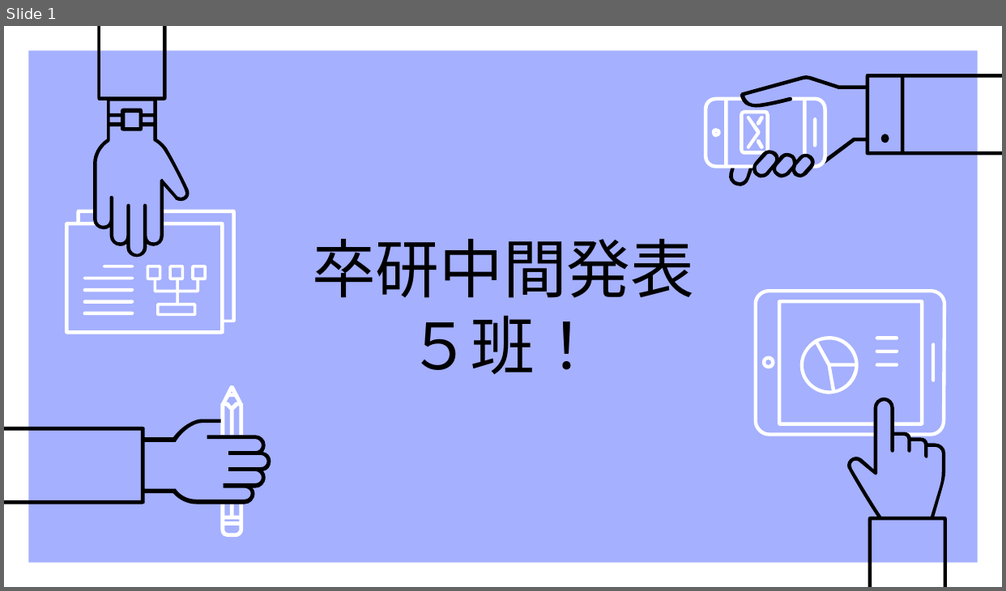
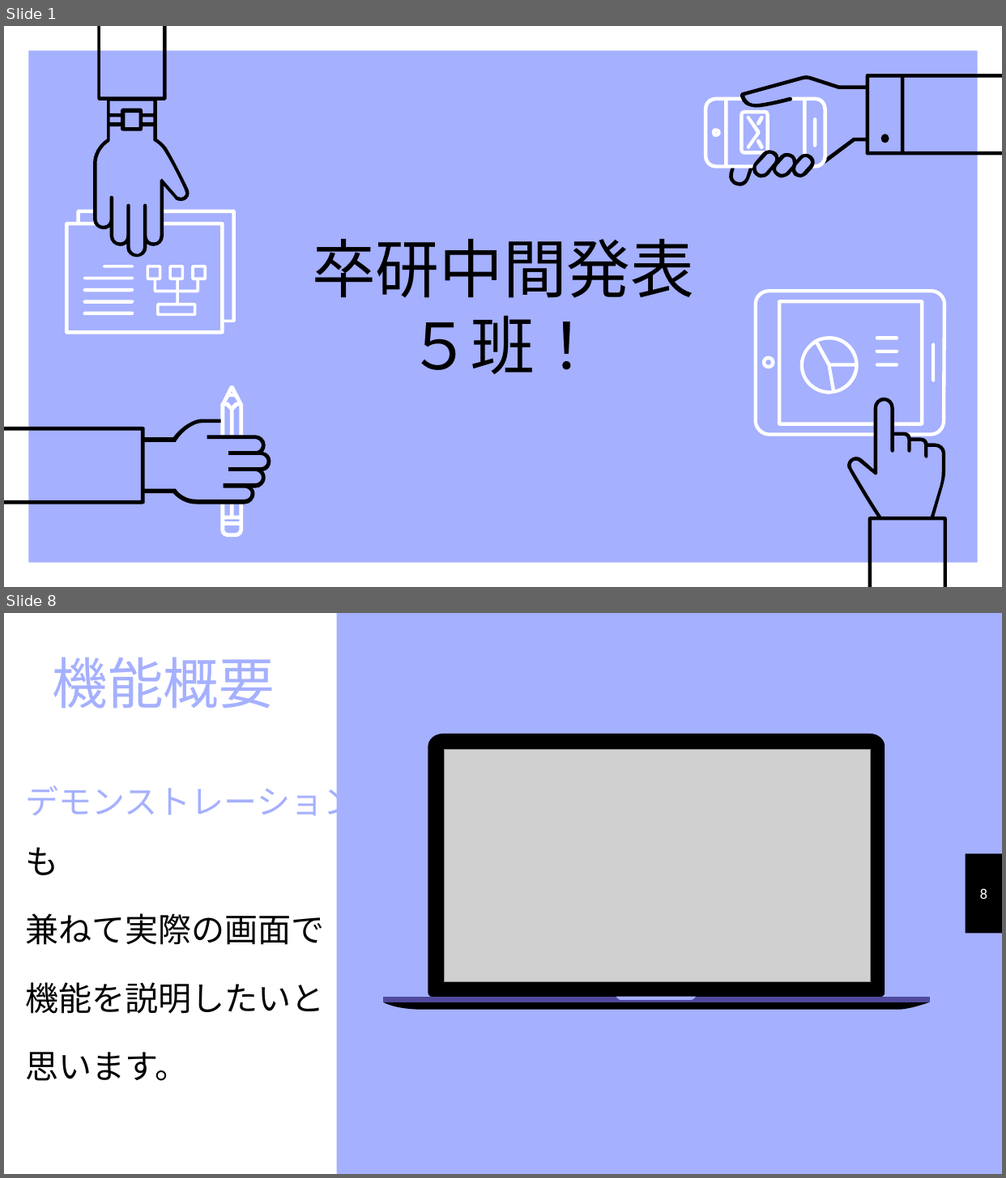
Before and after one commit to yusuke29/GR, a slide deck: 中間発表パワポ.pptx. Shown one above the other, each under a label of ours: slide 1 before the commit, slides 1 and 8 after it; the slides between them are not shown. The pictures are 1006x591 and 1006x1178 pixels, drawn with LibreOffice and Linux fonts; fonts in the diff are those of the drawing; grey boxes stand for pictures. Boxes give left, top, right and bottom in pixels: in the first picture for what was removed or moved away, otherwise in the second. Text is boxed around its words. In the diff, an @@ line names an element or a change of style, - is before the commit and + after.

```diff
--- a/中間発表パワポ.pptx
+++ b/中間発表パワポ.pptx
@@ slide 8 added at [4, 613, 1002, 1174], background #A5B0FE @@
@@ rectangle added at [4, 613, 336, 1174], fill #FFFFFF @@
@@ text added at [53, 657, 275, 709], 40 pt, text #A5B0FE @@
+機能概要
@@ picture added at [444, 750, 870, 982] @@
@@ text added at [25, 780, 356, 1081], 24 pt, text #000000 @@
+デモンストレーションも
+兼ねて実際の画面で
+機能を説明したいと
+思います。
@@ rectangle added at [965, 854, 1002, 935], fill #000000 @@
@@ page number added at [980, 888, 988, 899], 10 pt, text #FFFFFF @@
+8
@@ group added at [383, 734, 929, 1009]: 4 freeform shapes @@
```
Also in this commit, not shown: 10 slides changed, 10 other slides added, 2 slides removed.
